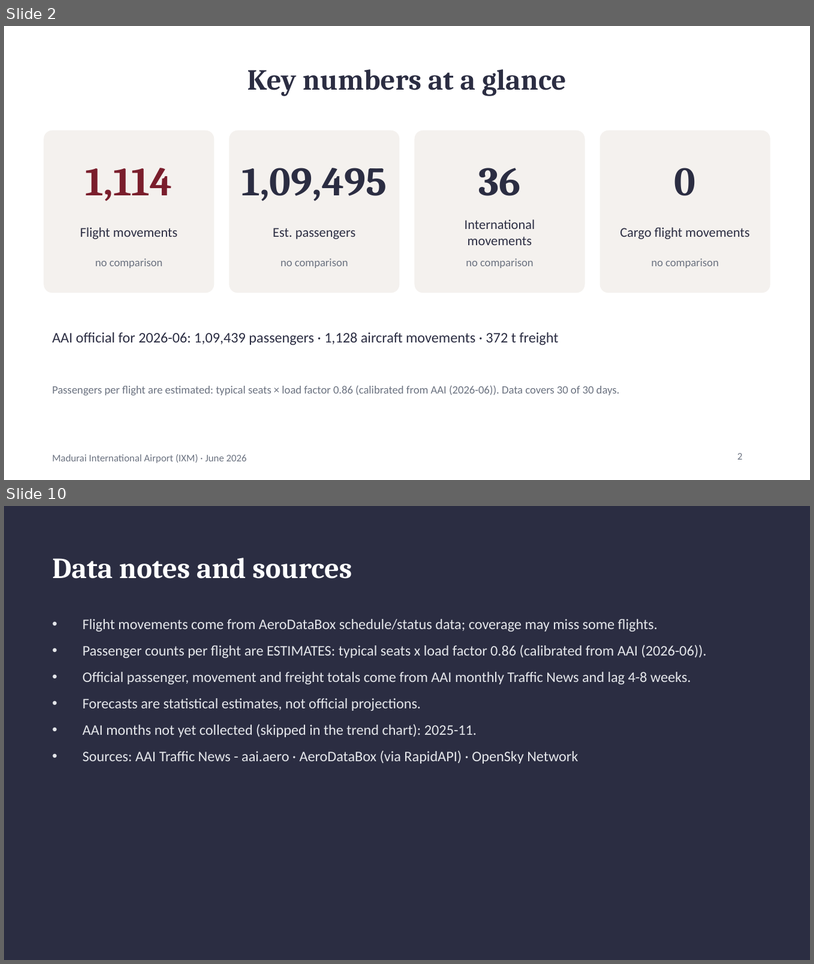
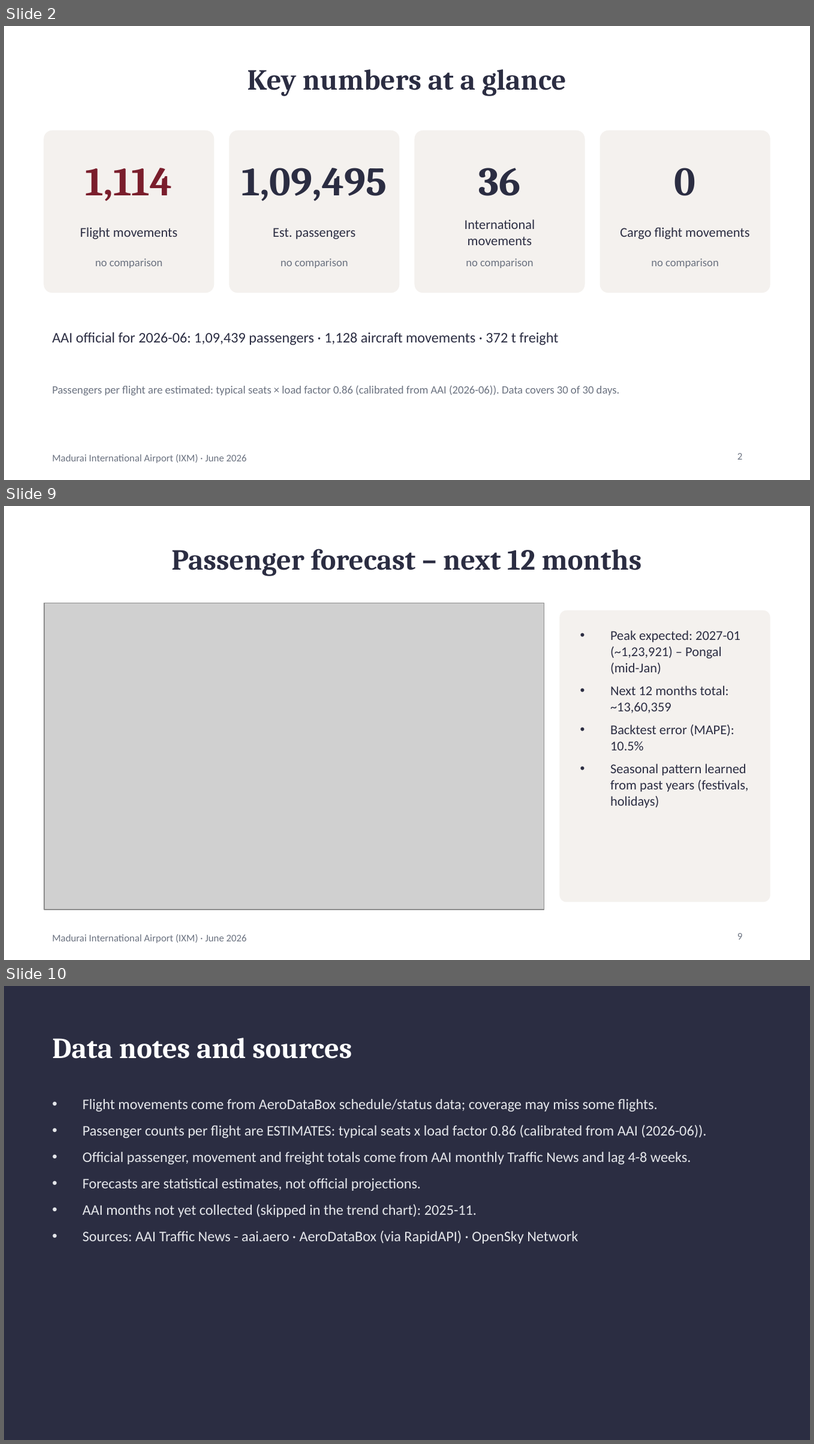
Before and after one commit to jarunprasath/madurai-airport-tracker, a slide deck: reports/IXM_monthly_report_2026-06.pptx. Shown one above the other, each under a label of ours: slides 2 and 10 before the commit, slides 2, 9 and 10 after it; the slides between them are not shown. The pictures are 814x964 and 814x1444 pixels, drawn with LibreOffice and Linux fonts; fonts in the diff are those of the drawing; grey boxes stand for pictures. Boxes give left, top, right and bottom in pixels: in the first picture for what was removed or moved away, otherwise in the second. Text is boxed around its words. In the diff, an @@ line names an element or a change of style, - is before the commit and + after.

```diff
--- a/reports/IXM_monthly_report_2026-06.pptx
+++ b/reports/IXM_monthly_report_2026-06.pptx
@@ slide 9 added at [4,506,810,960], background #FFFFFF; not listed: 1 template element that a slide beside it also shows @@
@@ title added at [171,549,642,576], 26 pt, text #2B2D42, bold @@
+Passenger forecast – next 12 months
@@ picture added at [44,603,544,909] @@
@@ rounded rectangle added at [560,611,770,901], fill #F4F1EE, outline #F4F1EE 1 pt @@
@@ text added at [611,630,749,808], 12 pt, text #2B2D42 @@
+• Peak expected: 2027-01 (~1,23,921) – Pongal (mid-Jan)
+• Next 12 months total: ~13,60,359
+• Backtest error (MAPE): 10.5%
+• Seasonal pattern learned from past years (festivals, holidays)
@@ page number added at [738,933,743,939], 9 pt, text #6B7280 @@
+9
```
Also in this commit, not shown: 6 slides changed, 1 slide removed, 25 other files.
